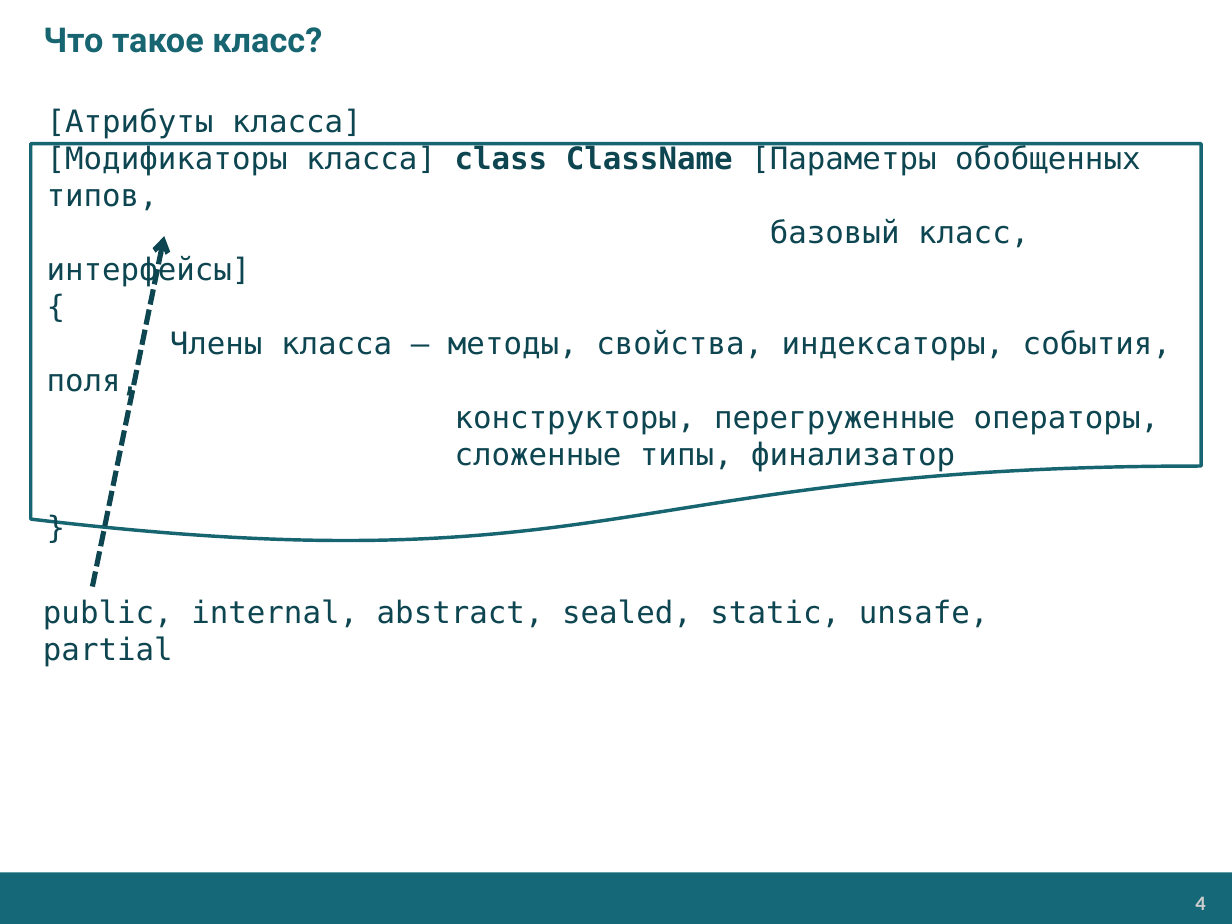
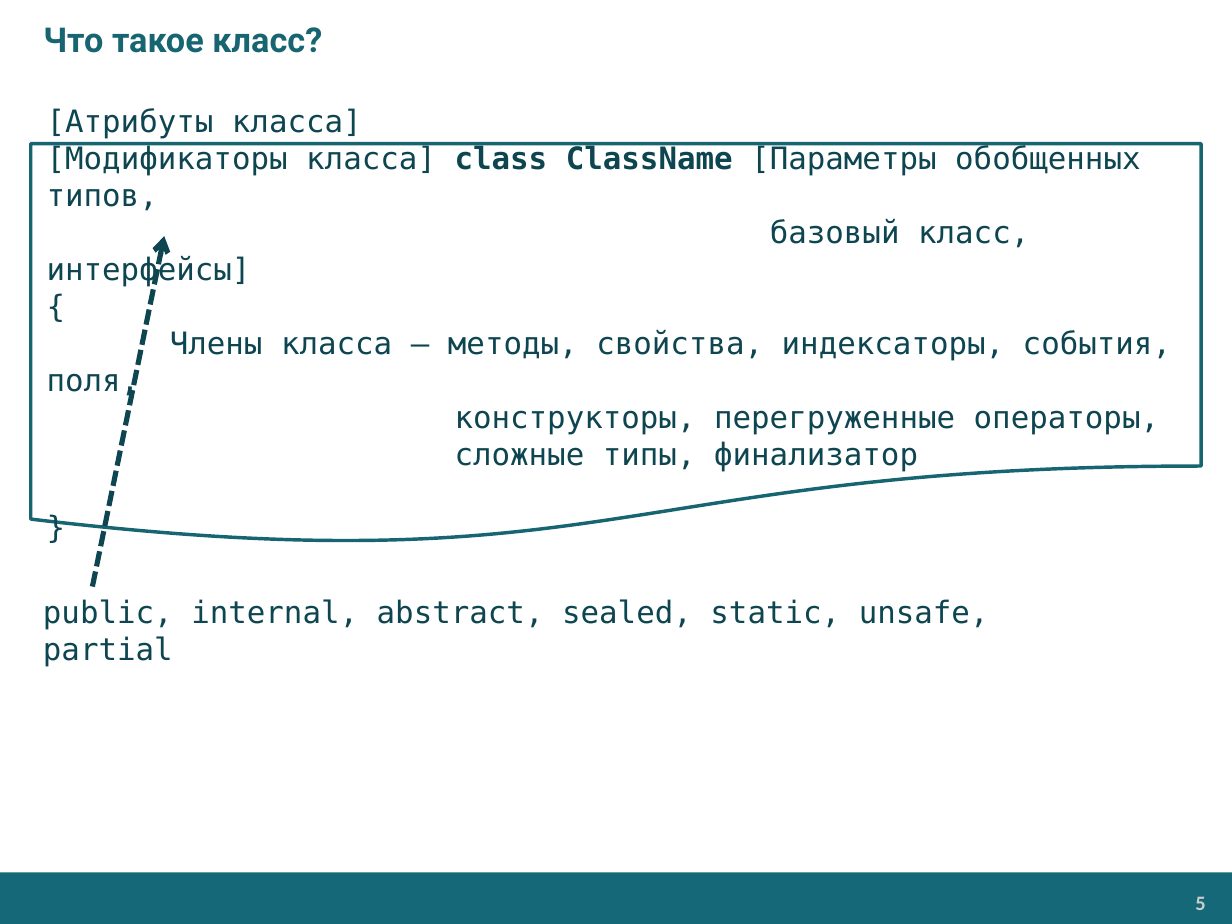
Before and after one commit to AnzhelikaKravchuk/.NET-Training, a slide deck: slide 5 of Presentations/Classes, Structs, Enums in C#.pptx (slide 4 before the commit). Drawn at 1232x924 pixels with LibreOffice and Linux fonts; fonts in the diff are those of the drawing; background and template pictures are left out. Boxes give left, top, right and bottom in pixels: in the first picture for what was removed or moved away, otherwise in the second. Text is boxed around its words. In the diff, an @@ line names an element or a change of style, - is before the commit and + after.

```diff
--- a/Presentations/Classes, Structs, Enums in C#.pptx
+++ b/Presentations/Classes, Structs, Enums in C#.pptx
@@ text in flow chart document at (455,441,918,471): text changed @@
-сложенные типы, финализатор
+сложные типы, финализатор
@@ page number at (1195,896,1205,910): text changed @@
-4
+5
```
Also in this commit, not shown: 2 other slides changed, 2 slides added, 8 other files.
